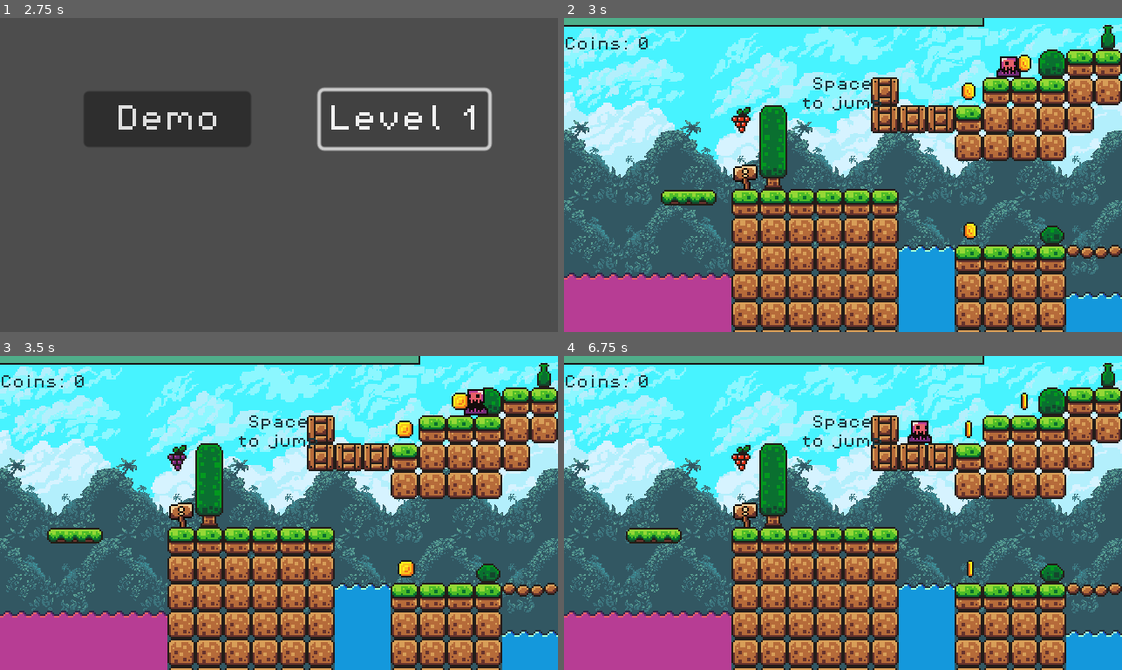
Above: before the commit, frames 1-4 (two rows, left to right).
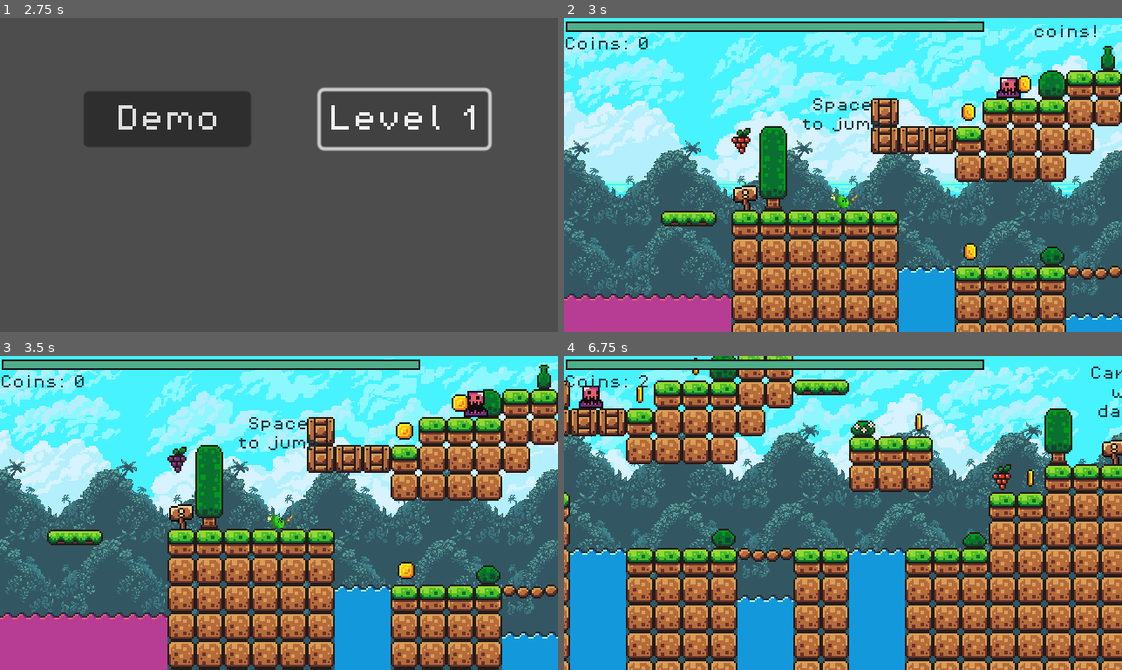
Above: after the commit, the same moments.

Repository: Bwgga/Overleaf
Game: Godot game, scene res://scenes/main_page.tscn
Same seed, same stepped clock (60 frames per second), same inputs: the game is played once before the commit and once after it.
Inputs:
- Up to frame 1 (2.75 s): click "Play" at 0.5 s; click "Level 1" at 1.25 s; click "Level 1" at 2 s
- Up to frame 2 (3 s): click "Demo" at 2.75 s
- Up to frame 3 (3.5 s): no input
- Up to frame 4 (6.75 s): hold K 3.53-4.28 s; hold Right (move_right) 3.53-5.03 s; tap Space (jump) at 3.77, 4.52, 6.02 s; tap K at 4.35, 5.85 s; hold Left (move_left) 5.03-5.78 s; hold K 5.03-5.78 s; hold Right (move_right) from 5.78 s (still down); hold K from 6.53 s (still down)

Frame 1 is identical in both runs. In frame 2, 48% of the frame differs, in the area x 0-100%, y 0-100%; in frame 3, 25%; in frame 4, 85%.

Commit message:
moved the health bar a lil, and fixed depencies

Diff:
--- a/scenes/player.tscn
+++ b/scenes/player.tscn
@@ -1,7 +1,7 @@
 [gd_scene load_steps=26 format=3 uid="uid://da32pk1hqejhn"]
 
 [ext_resource type="Script" path="res://scripts/player.gd" id="1_k07dn"]
-[ext_resource type="Texture2D" uid="uid://3xpuxfc4jam6" path="res://drawings/Overleaf-MC-sprite-sheet.png" id="2_3mt7y"]
+[ext_resource type="Texture2D" uid="uid://cxniiul2d7sfd" path="res://assets/drawings/Overleaf-MC-sprite-sheet.png" id="2_3mt7y"]
 [ext_resource type="Texture2D" uid="uid://2phkto1yruus" path="res://assets/brackeys_platformer_assets/sprites/slime_green.png" id="3_ibrfk"]
 
 [sub_resource type="CapsuleShape2D" id="CapsuleShape2D_t3fwg"]
@@ -194,4 +194,4 @@
 position = Vector2(1, -4)
 scale = Vector2(0.0651923, 0.0647234)
 sprite_frames = SubResource("SpriteFrames_st1fp")
-animation = &"hurt"
+animation = &"death"
--- a/scenes/progress_bar.tscn
+++ b/scenes/progress_bar.tscn
@@ -1,9 +1,13 @@
 [gd_scene format=3 uid="uid://b5j8wvpjfpcc3"]
 
 [node name="ProgressBar" type="ProgressBar"]
-offset_top = 21.0
-offset_right = 4.0
-offset_bottom = 48.0
+anchors_preset = -1
+anchor_top = 0.018
+anchor_bottom = 0.018
+offset_left = 2.0
+offset_top = 27.0
+offset_right = 6.0
+offset_bottom = 54.0
 max_value = 10.0
 step = 1.0
 rounded = true
Not shown, added: assets/drawings/Overleaf-MC-sprite-sheet.png.import
